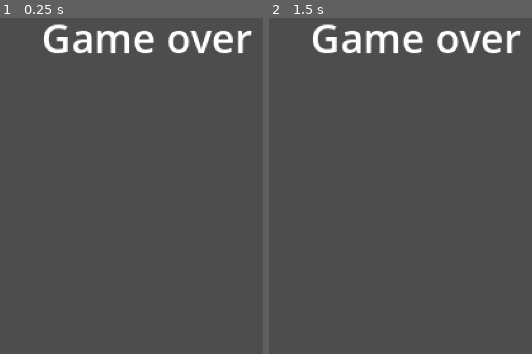
Above: before the commit, frames 1-2 (left to right).
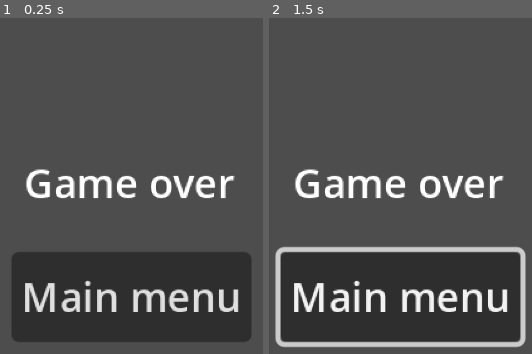
Above: after the commit, the same moments.

Repository: adrians127/euro-train
Game: Godot game, scene res://scenes/Gameover.tscn
Same seed, same stepped clock (60 frames per second), same inputs: the game is played once before the commit and once after it. This scene is started directly instead of the project's main scene.
Inputs (mouse positions are in pixels of both pictures, inside the frame that each line leads up to):
- Up to frame 1 (0.25 s): no input
- Up to frame 2 (1.5 s): click (400, 296) at 0.5 s, where only the run after the commit has a clickable "Main menu"; move the mouse to (outside the picture) at 1.27 s; click (outside the picture) at 1.42 s

The runs differ from the first frame. In frame 1, 29% of the frame differs, in the area x 4-96%, y 1-97%; in frame 2, 33%, in the area x 2-98%, y 1-98%.
Error after the commit: Compile Error: Failed to compile depended scripts. (res://scripts/Gameover.gd:0)

Commit message:
gameover gamewon

Diff:
--- a/project.godot
+++ b/project.godot
@@ -11,9 +11,13 @@
 [application]
 
 config/name="euro-rails"
-run/main_scene="uid://co3l11lbmy5fb"
+run/main_scene="uid://c0ix3ngwekma2"
 config/features=PackedStringArray("4.4", "Forward Plus")
 config/icon="res://icon.svg"
+
+[autoload]
+
+GameManager="*res://scripts/GameManager.gd"
 
 [display]
 
--- a/scenes/Gameover.tscn
+++ b/scenes/Gameover.tscn
@@ -6,13 +6,44 @@
 script = ExtResource("1_7gsdj")
 
 [node name="Label" type="Label" parent="."]
-anchors_preset = 15
-anchor_right = 1.0
-anchor_bottom = 1.0
-offset_left = 285.0
-offset_top = 171.0
-offset_right = -270.0
-offset_bottom = -286.0
+anchors_preset = 8
+anchor_left = 0.5
+anchor_top = 0.5
+anchor_right = 0.5
+anchor_bottom = 0.5
+offset_left = -42.5
+offset_top = -11.5
+offset_right = 42.5
+offset_bottom = 11.5
 grow_horizontal = 2
 grow_vertical = 2
 text = "Game over"
+
+[node name="Button" type="Button" parent="."]
+anchors_preset = 8
+anchor_left = 0.5
+anchor_top = 0.5
+anchor_right = 0.5
+anchor_bottom = 0.5
+offset_left = -47.0
+offset_top = 28.0
+offset_right = 49.0
+offset_bottom = 64.0
+grow_horizontal = 2
+grow_vertical = 2
+text = "Main menu"
+
+[node name="Scorelabel" type="Label" parent="."]
+anchors_preset = -1
+anchor_left = 0.5
+anchor_top = 0.421
+anchor_right = 0.5
+anchor_bottom = 0.421
+offset_left = -21.0
+offset_top = -8.08002
+offset_right = 19.0
+offset_bottom = 14.92
+grow_horizontal = 2
+grow_vertical = 2
+
+[connection signal="pressed" from="Button" to="." method="_on_mainmenu_pressed"]
--- a/scenes/Main.tscn
+++ b/scenes/Main.tscn
@@ -46,3 +46,26 @@
 offset_left = -40.0
 offset_bottom = 23.0
 grow_horizontal = 0
+
+[node name="Trainlabel" type="Label" parent="UI"]
+anchors_preset = 6
+anchor_left = 1.0
+anchor_top = 0.5
+anchor_right = 1.0
+anchor_bottom = 0.5
+offset_left = -40.0
+offset_top = -11.5
+offset_bottom = 11.5
+grow_horizontal = 0
+grow_vertical = 2
+
+[node name="Scorelabel" type="Label" parent="UI"]
+anchors_preset = 3
+anchor_left = 1.0
+anchor_top = 1.0
+anchor_right = 1.0
+anchor_bottom = 1.0
+offset_left = -40.0
+offset_top = -23.0
+grow_horizontal = 0
+grow_vertical = 0
--- a/scripts/Gameover.gd
+++ b/scripts/Gameover.gd
@@ -1,13 +1,18 @@
 extends CanvasLayer
-class_name GameManager
+#class_name GameManager
 
 signal score_changed(new_score : int)
 signal game_over(final_score : int)
 
 var score : int = 0
+@onready var score_label : Label = $Scorelabel
+
+func _ready() -> void:
+	score_label.text = "Final score: %d" % GameManager.score
 
 func _set_score(v:int) -> void:
 	score = v
+	print(score)
 	emit_signal("score_changed", score)
 
 func add_score(amount:int) -> void:
@@ -17,3 +22,7 @@
 
 func trigger_game_over() -> void:
 	emit_signal("game_over", score)
+	get_tree().change_scene_to_file("res://scenes/Gameover.tscn")
+
+func _on_mainmenu_pressed() -> void:
+	get_tree().change_scene_to_file("res://scenes/Mainmenu.tscn")
--- a/scripts/Main.gd
+++ b/scripts/Main.gd
@@ -30,6 +30,8 @@
 
 func generate_stations(n: int):
 	var free_cells: Array[Vector2i] = Map.generate_station_cells(n)
+	if free_cells.is_empty():
+		GameManager.trigger_game_won()
 	for i in range(n):
 		var st : Station = Map.place_station_at(free_cells[i], Station)
 		if st == null:
--- a/scripts/Station.gd
+++ b/scripts/Station.gd
@@ -71,5 +71,4 @@
 		_overload_timer.stop()
 
 func _on_overload_timeout():
-	emit_signal("overload_lost")
-	get_tree().change_scene_to_file("res://scenes/Gameover.tscn")
+	GameManager.trigger_game_over()
--- a/scripts/TileMapLayer.gd
+++ b/scripts/TileMapLayer.gd
@@ -15,11 +15,21 @@
 var stations : Array[Station] = []
 var station_graph : Dictionary
 
+@export var score: int = 0
+
 var tracks = 20
+@export var trains_available = 3
 @export var track_interval_seconds : float = 10.0   # how often to give tracks
 @export var tracks_per_drop        : int   = 5      # how many to give each time
+@export var train_drop_interval_seconds: float = 20.0
+@export var trains_per_drop : int = 2
 
 @onready var TrackCounterLabel: Label = get_node("../UI/Label")
+@onready var TrainCounterLabel: Label = get_node("../UI/Trainlabel")
+@onready var ScoreCounterLabel: Label = get_node("../UI/Scorelabel")
+
+signal score_changed(new_score: int)
+
 var track_count: int = 0
 
 func _ready() -> void:
@@ -27,9 +37,12 @@
 	_update_track_counter()
 	_init_astar()
 	_start_track_timer()
+	_start_train_timer()
+	_update_score_counter()
 
 
 var _track_timer : Timer
+var _train_timer : Timer
 func _start_track_timer():
 	_track_timer = Timer.new()
 	_track_timer.wait_time = track_interval_seconds
@@ -37,6 +50,19 @@
 	add_child(_track_timer)
 	_track_timer.connect("timeout", Callable(self, "_on_track_timer_timeout"))
 	_track_timer.start()
+
+func _start_train_timer() -> void:
+	_train_timer = Timer.new()
+	_train_timer.wait_time = train_drop_interval_seconds
+	_train_timer.one_shot = false
+	add_child(_train_timer)
+	_train_timer.connect("timeout", Callable(self, "_on_train_timer_timeout"))
+	_train_timer.start()
+	_update_train_counter()
+
+func _on_train_timer_timeout() -> void:
+	trains_available += trains_per_drop
+	_update_train_counter()
 
 func _on_track_timer_timeout() -> void:
 	tracks += tracks_per_drop
@@ -109,6 +135,9 @@
 
 func _update_track_counter() -> void:
 	TrackCounterLabel.text = "Tracks: %d" % tracks
+
+func _update_train_counter() -> void:
+	TrainCounterLabel.text = "Trains: %d " % trains_available
 
 func place_station_at(cell: Vector2i, station_scene: PackedScene):
 	if not cells.has(cell) or cells[cell].type == "station":
@@ -163,6 +192,10 @@
 func _on_station_clicked(station_id: int) -> void:
 	if (get_connected_stations(station_id).is_empty()):
 		return
+	if trains_available <= 0:
+		return
+	trains_available -= 1
+	_update_train_counter()
 	spawn_train(station_id)
 
 func spawn_train(from_id: int) -> void:
@@ -172,3 +205,15 @@
 	train.init(self, st_start)          # NEW
 	train.position = map_to_local(st_start.cell_pos)
 	TrainsContainer.add_child(train)
+
+func despawn_train():
+	trains_available += 1
+	_update_train_counter()
+func add_score(points: int) -> void:
+	GameManager.add_score(points)
+	score += points
+	emit_signal("score_changed", score)
+	_update_score_counter()
+
+func _update_score_counter() -> void:
+	ScoreCounterLabel.text = "Score: %d " % score
--- a/scripts/Train.gd
+++ b/scripts/Train.gd
@@ -46,6 +46,7 @@
 	# wait 2 s to simulate boarding
 	await get_tree().create_timer(2.0).timeout
 	var boarded := _curr_station.take_passengers(boarding_rate)
+	_map_layer.add_score(boarded)
 
 	choose_next_station()          # pick new destination and restart
 
@@ -57,6 +58,7 @@
 	# no neighbours at all  →  give up
 	if next_ids.is_empty():
 		queue_free()
+		_map_layer.despawn_train()
 		return
 
 	# try to avoid an immediate U-turn, but only if there are alternatives
@@ -65,7 +67,8 @@
 
 	# after filtering, verify again
 	if next_ids.is_empty():
-		queue_free()        # or allow a U-turn by removing this line
+		queue_free()
+		_map_layer.despawn_train()      # or allow a U-turn by removing this line
 		return
 
 	# safe: size ≥ 1
@@ -77,6 +80,7 @@
 															next_st.cell_pos)
 	if cell_path.is_empty():
 		queue_free()
+		_map_layer.despawn_train()
 		return
 
 	_path.clear()
